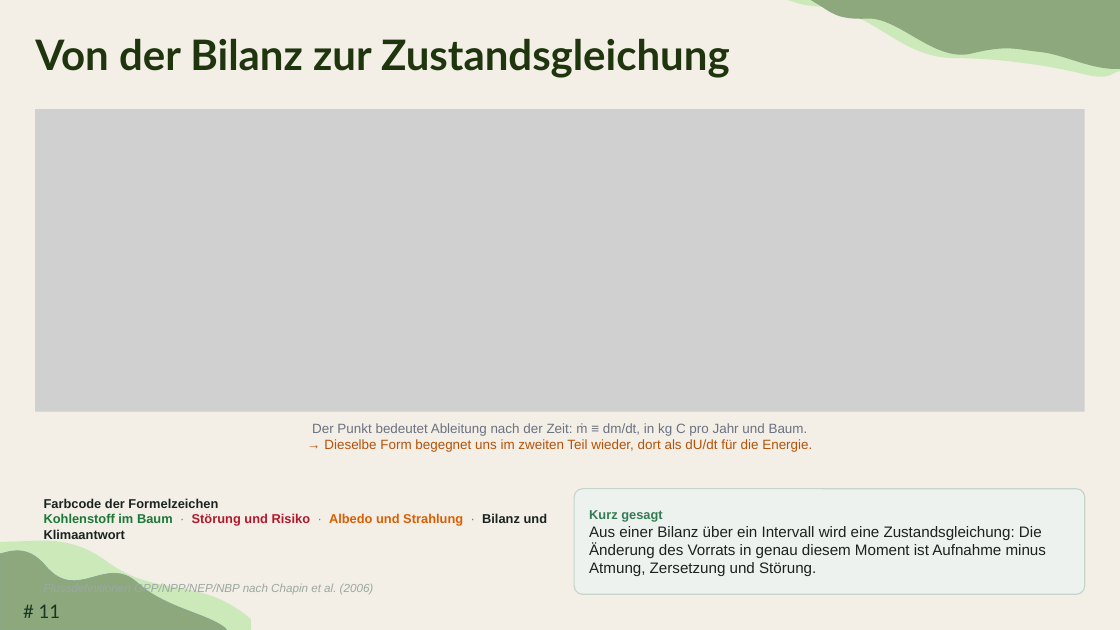
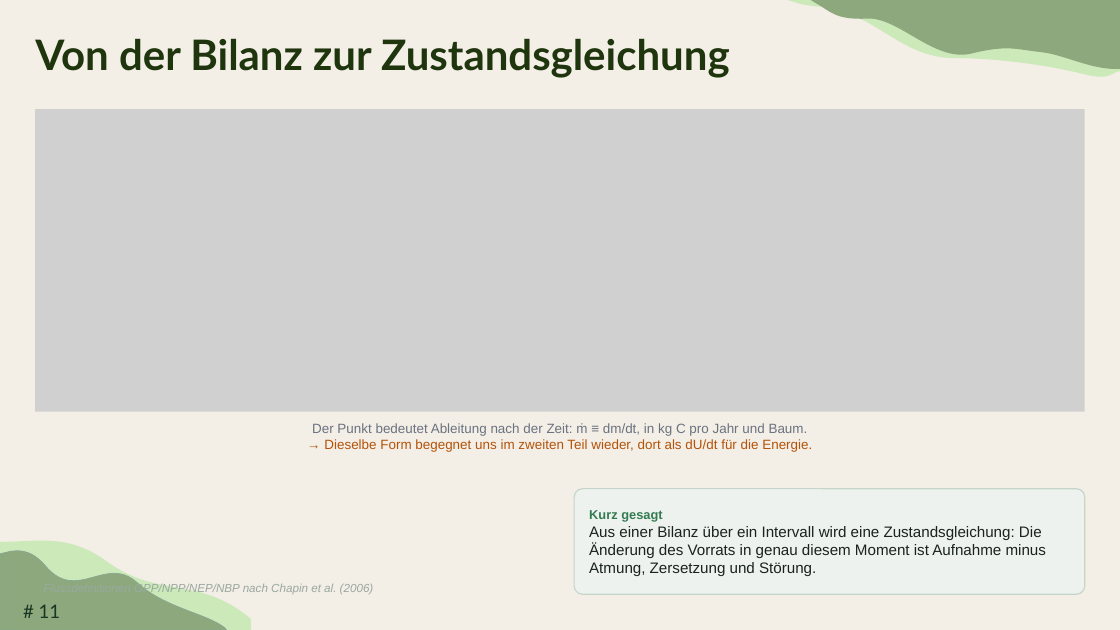
Before and after one commit to TimoDiepers/woodway, a slide deck: slide 11 of docs/slides/dissvortrag.pptx. Drawn at 1120x630 pixels with LibreOffice and Linux fonts; fonts in the diff are those of the drawing; grey boxes stand for pictures; background and template pictures are left out. Boxes give left, top, right and bottom in pixels: in the first picture for what was removed or moved away, otherwise in the second. Text is boxed around its words. In the diff, an @@ line names an element or a change of style, - is before the commit and + after.

```diff
--- a/docs/slides/dissvortrag.pptx
+++ b/docs/slides/dissvortrag.pptx
@@ text removed at (x1=44, y1=498, x2=548, y2=542) @@
-Farbcode der Formelzeichen
-Kohlenstoff im Baum · Störung und Risiko · Albedo und Strahlung · Bilanz und Klimaantwort
```
Also in this commit, not shown: 9 other slides changed, 1 slide removed, 4 other files.
